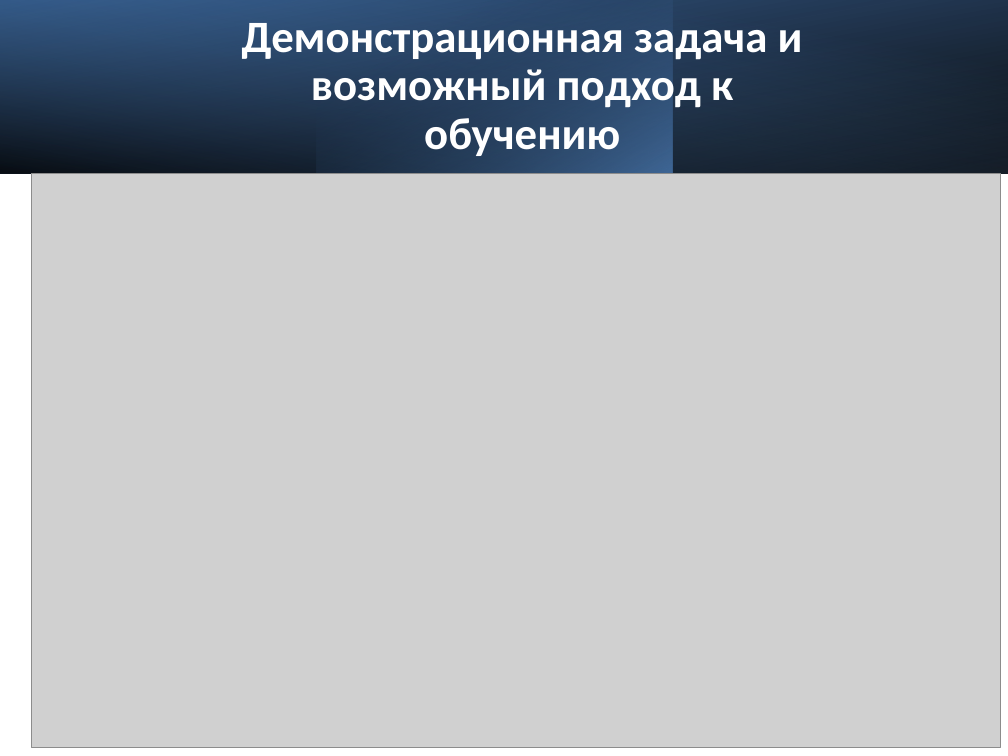
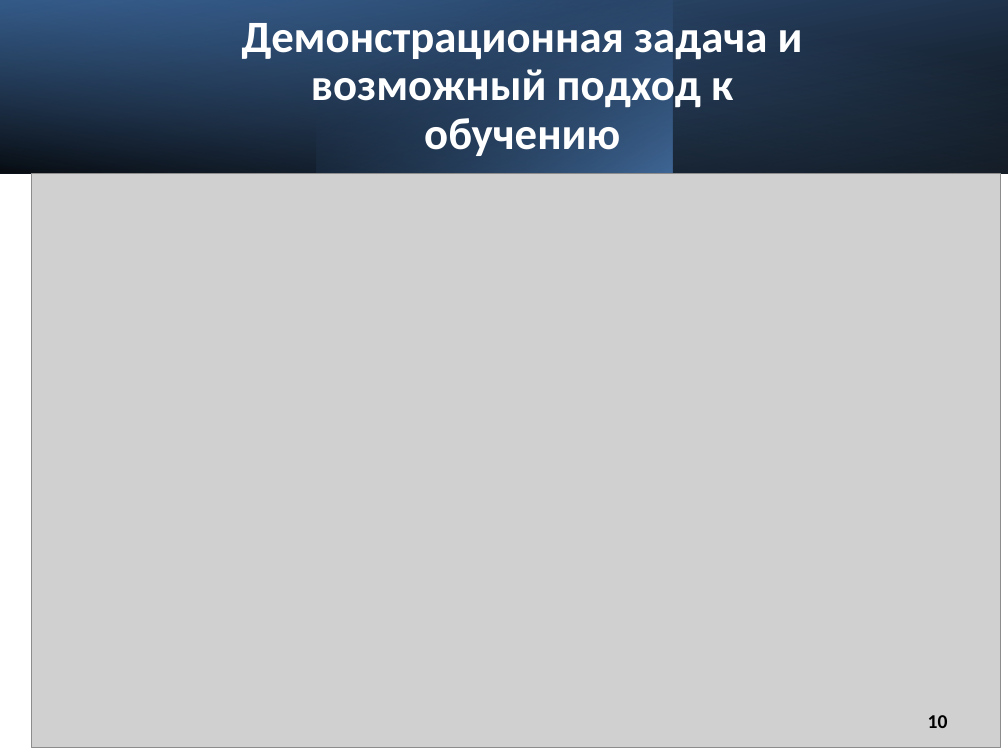
Before and after one commit to buigbvns/diplom, a slide deck: slide 10 of презентации/мобильная платформа.pptx. Drawn at 1008x756 pixels with LibreOffice and Linux fonts; fonts in the diff are those of the drawing; grey boxes stand for pictures. Boxes give left, top, right and bottom in pixels: in the first picture for what was removed or moved away, otherwise in the second. Text is boxed around its words. In the diff, an @@ line names an element or a change of style, - is before the commit and + after.

```diff
--- a/презентации/мобильная платформа.pptx
+++ b/презентации/мобильная платформа.pptx
@@ page number added at <box>928,715,948,728</box>, 14 pt, text #000000, bold @@
+10
```
Also in this commit, not shown: 9 other slides changed, 1 slide added, 1 slide removed, 3 other files.
